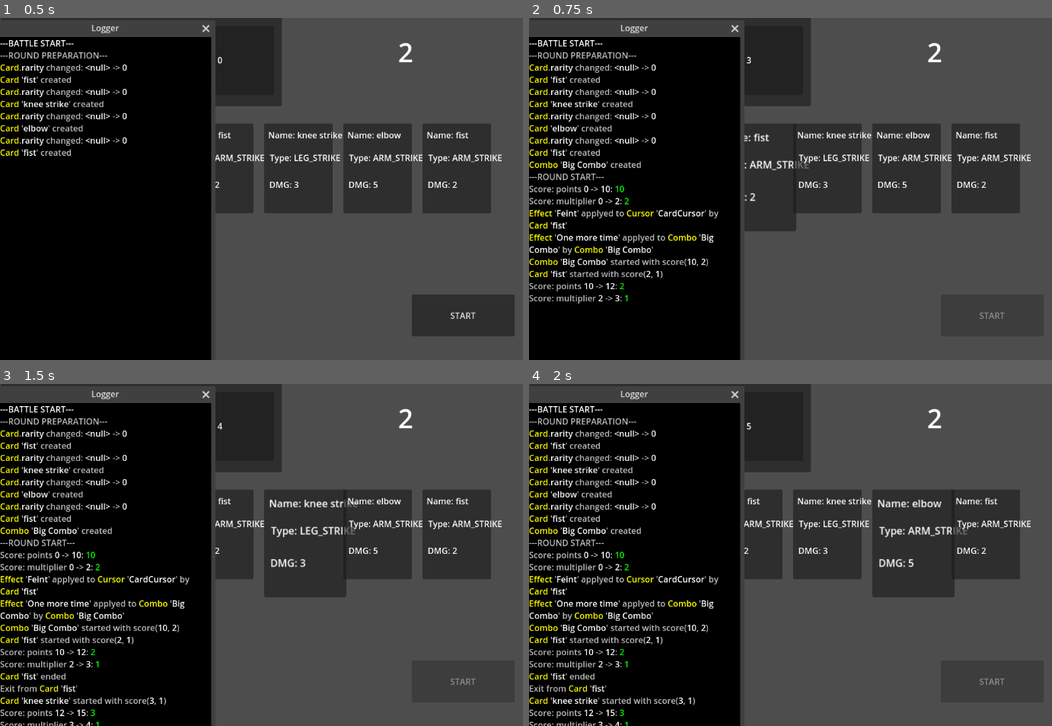
Above: before the commit, frames 1-4 (two rows, left to right).
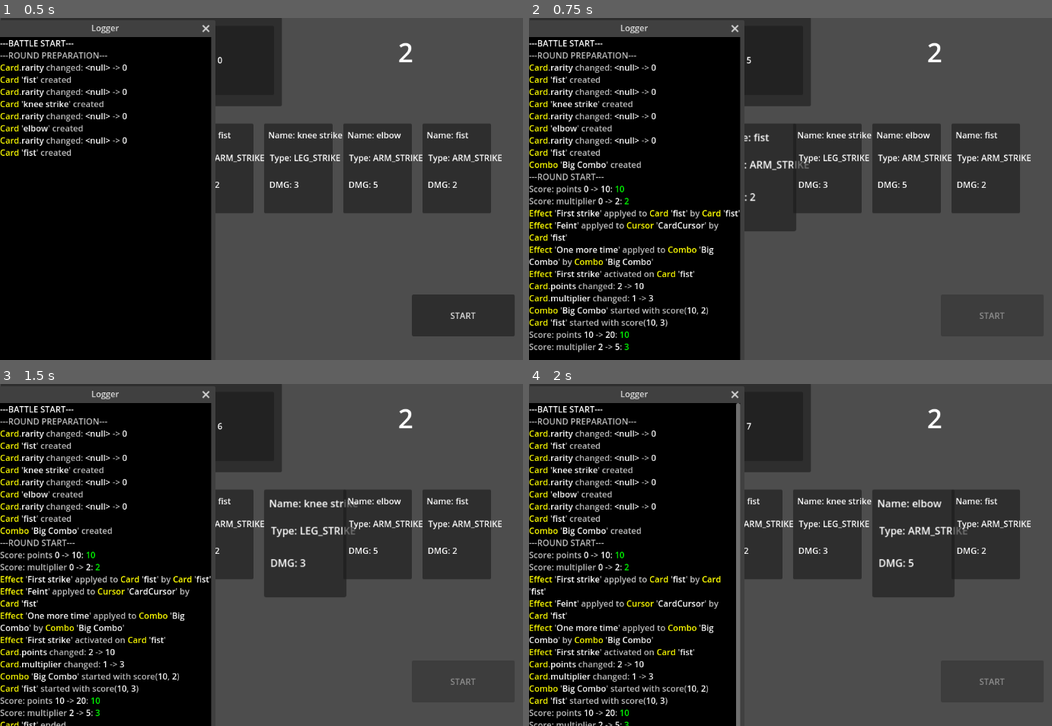
Above: after the commit, the same moments.

Repository: C0ldSt33l/Fighting-Card-Game
Game: Godot game, scene res://battle/battle_scene.tscn
The game is run twice, just before and just after one commit, with the same random seed, the same clock (stepped at 60 frames per second) and the same inputs.
Inputs:
- Up to frame 1 (0.5 s): no input
- Up to frame 2 (0.75 s): click "START" at 0.5 s
- Up to frame 3 (1.5 s): tap Enter (ui_accept) at 1.25 s
- Up to frame 4 (2 s): tap Enter (ui_accept) at 1.52 s

Frame 1 is identical in both runs. In frame 2, 3.9% of the frame differs, in the area x 0-43%, y 11-98%; in frame 3, 4.3%; in frame 4, 4.4%, in the area x 0-43%, y 5-100%.

Commit message:
implement `First strike` effect

Diff:
--- a/battle/battle_scene.gd
+++ b/battle/battle_scene.gd
@@ -109,6 +109,10 @@
 	effect.caster = card
 	card.bind_effect(effect)
 
+	var first_card := self.first_card
+	var e := Effects.get_effect('First strike')
+	first_card.bind_effect(e)
+
 	# var e := Effects.EFFECTS['Extra points'] as Effect
 	# var c := self.cards_on_table[-1]
 	# # TODO: where this effect should store (in card or in battle scene)
--- a/card/card.gd
+++ b/card/card.gd
@@ -112,6 +112,7 @@
 
 
 func bind_effect(e: Effect) -> void:
+	e.caster = self
 	self.effects.append(e)
 
 
--- a/effect/effect.gd
+++ b/effect/effect.gd
@@ -9,6 +9,9 @@
 var action: Callable
 var args: Array
 
+# TODO: this is shit
+# activation_time should has obj that is trigger
+# and his state to activate effect
 enum ACTIVATION_TIME {
 	ROUND_START,
 	ROUND_END,
@@ -115,6 +118,7 @@
 # 			return false
 
 func activate():
+	print('eff name: ', self.name)
 	Events.effect_activated.emit(self)
 
 	var args := [self.target]
--- a/global/effects.gd
+++ b/global/effects.gd
@@ -62,7 +62,17 @@
 		Effect.TYPE.BUFF,
 		Effect.TARGET_TYPE.CARD_CURSOR,
 		2,
-	)
+	),
+	'First strike': Effect.new(
+		'First strike',
+		'Multiply points and multiplier of first card by %i and %i respectively',
+		Effect.ACTIVATION_TIME.ROUND_START,
+		card_mult_card_points_and_mult,
+		Effect.TYPE.BUFF,
+		Effect.TARGET_TYPE.FIRST_CARD,
+		1,
+		[5, 3],
+	),
 }
 
 # NOTE: effect func name convetion
@@ -81,6 +91,11 @@
 	c.move_back(2)
 
 
+static func card_mult_card_points_and_mult(c: Card, points_mult: int, mult_mult: int) -> void:
+	c.points *= points_mult
+	c.multiplier *= mult_mult
+
+
 static func combo_play_again(c: Combo) -> void:
 	Game.battle.combo_cursor.move_back()
 	Game.battle.card_cursor.set_index(c.start_card.index)
